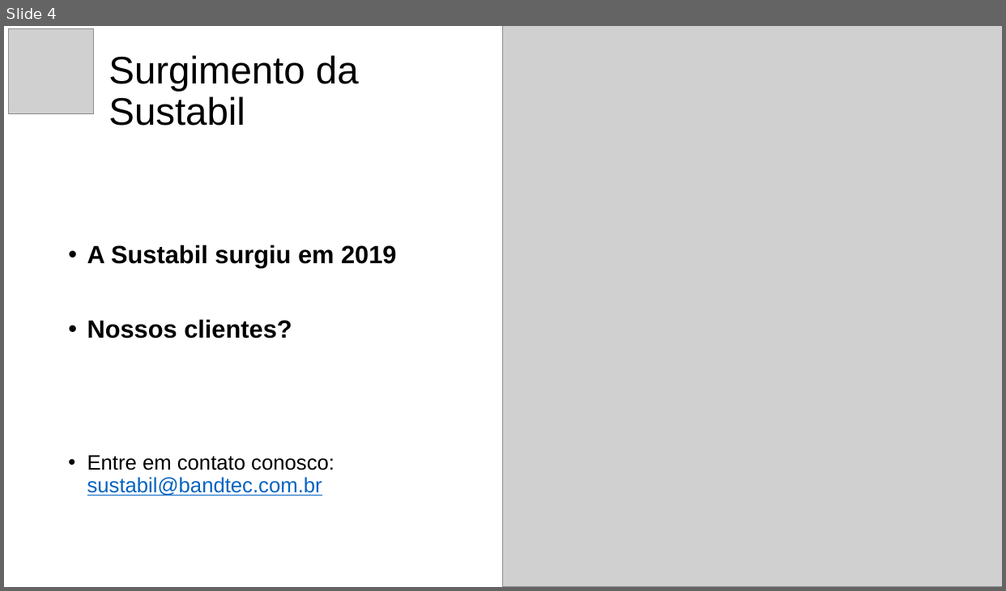
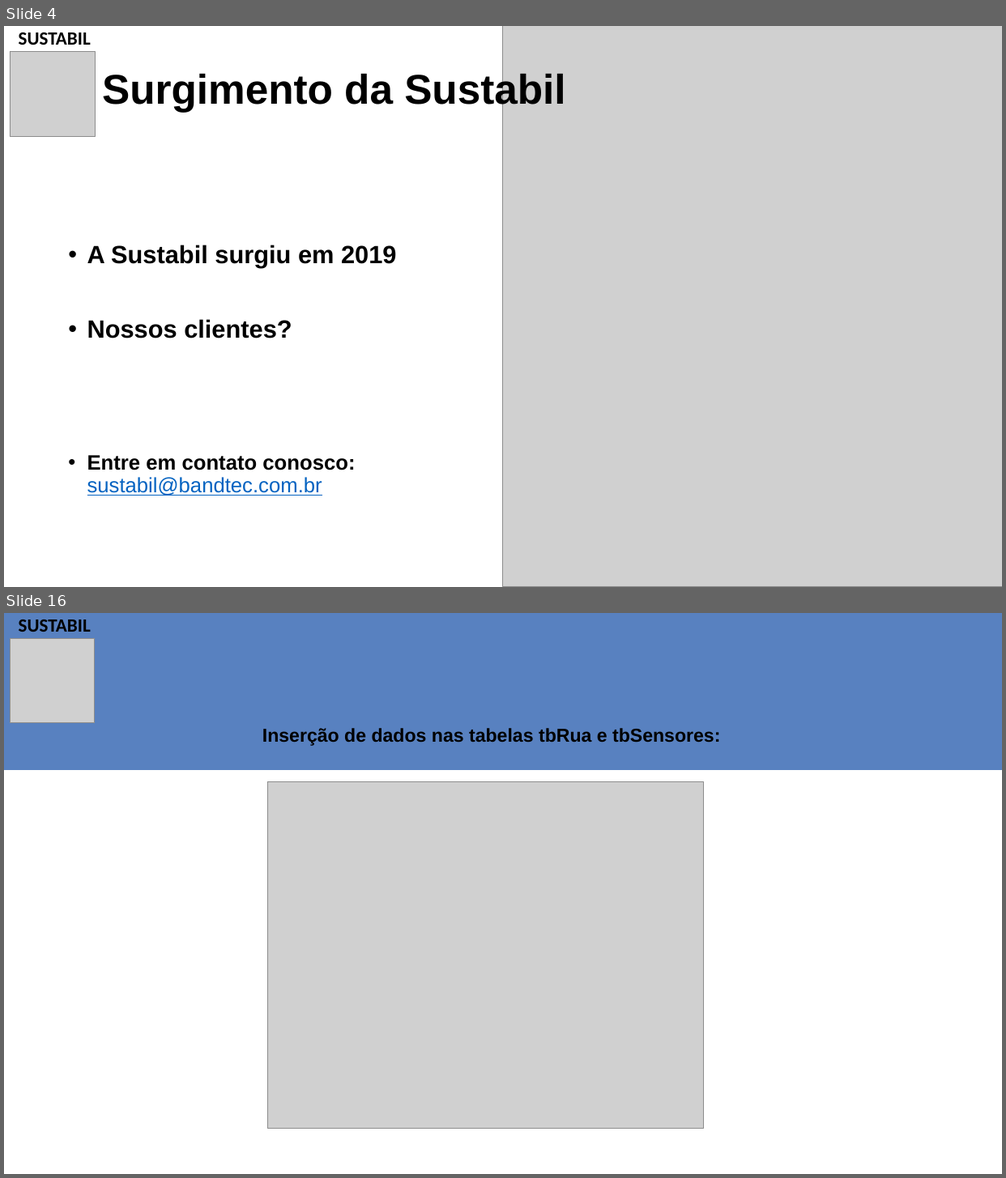
Before and after one commit to franklin-silva41/PROJETO-SENSOR-DE-UMIDADE, a slide deck: SUSTABIL - Apresentação real.pptx. Shown one above the other, each under a label of ours: slide 4 before the commit, slides 4 and 16 after it; the slides between them are not shown. The pictures are 1006x591 and 1006x1178 pixels, drawn with LibreOffice and Linux fonts; fonts in the diff are those of the drawing; grey boxes stand for pictures; background and template pictures are left out. Boxes give left, top, right and bottom in pixels: in the first picture for what was removed or moved away, otherwise in the second. Text is boxed around its words. In the diff, an @@ line names an element or a change of style, - is before the commit and + after.

```diff
--- a/SUSTABIL - Apresentação real.pptx
+++ b/SUSTABIL - Apresentação real.pptx
@@ slide 16 added at bbox=[4, 613, 1002, 1174], background #FFFFFF @@
@@ rectangle added at bbox=[4, 613, 1002, 770], fill #5881C0, outline #5881C0 1 pt @@
@@ text added at bbox=[19, 619, 91, 632], 18 pt, text #000000, bold @@
+SUSTABIL
@@ picture added at bbox=[10, 638, 95, 723] @@
@@ text added at bbox=[262, 728, 720, 746], 18 pt, text #000000, bold @@
+Inserção de dados nas tabelas tbRua e tbSensores:
@@ picture added at bbox=[267, 782, 703, 1129] @@
@@ slide 4 changed as well @@
@@ text added at bbox=[19, 32, 91, 45], 18 pt, text #000000, bold @@
+SUSTABIL
@@ title "Surgimento da Sustabil": place and size @@
-title "Surgimento da Sustabil" at bbox=[108, 55, 359, 126]
+title "Surgimento da Sustabil" at bbox=[102, 71, 565, 112]
@@ title "Surgimento da Sustabil" at bbox=[102, 71, 565, 112]: size 37 to 40 pt, bold on @@
@@ picture: place and size @@
-picture at bbox=[9, 29, 93, 113]
+picture at bbox=[10, 51, 95, 136]
@@ text at bbox=[87, 455, 355, 496]: bold on in "Entre em contato conosco:" @@
```
Also in this commit, not shown: 12 other slides changed, 5 other slides added, 3 slides removed.
